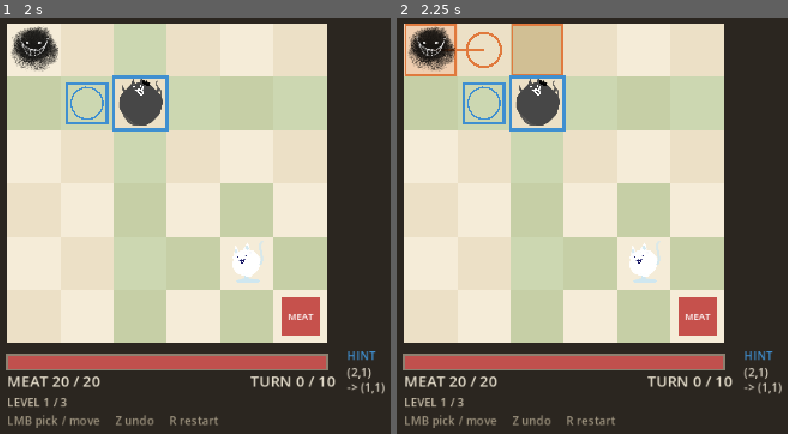
Above: before the commit, frames 1-2 (left to right).
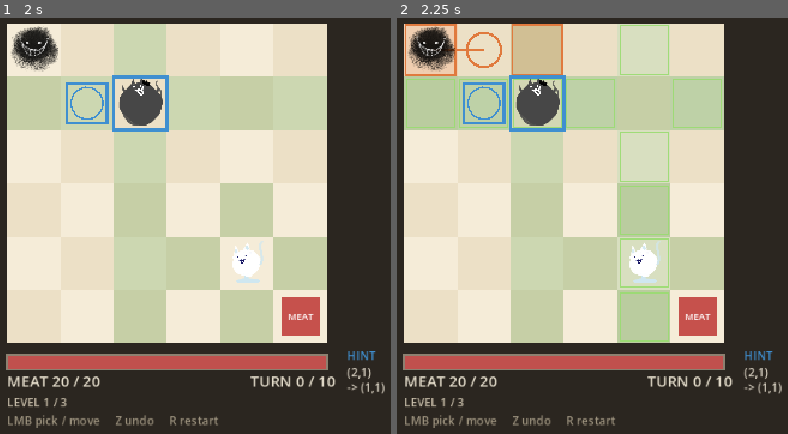
Above: after the commit, the same moments.

Repository: HoollowBW/CatCatcher
Game: Godot game, scene res://CatCatcherMAIN/Scenes/board.tscn
The game is run twice, just before and just after one commit, with the same random seed, the same clock (stepped at 60 frames per second) and the same inputs.
Inputs (mouse positions are in pixels of both pictures, inside the frame that each line leads up to):
- Up to frame 1 (2 s): tap Enter at 0.5 s; move the mouse to (344, 192) at 0.52 s; tap Z at 0.6 s; click (344, 192) at 0.67 s; tap Space at 0.77, 1.25, 1.52 s; move the mouse to (7, 238) at 1.27 s; tap R at 1.35 s; click (7, 238) at 1.42 s
- Up to frame 2 (2.25 s): tap Enter at 2 s; move the mouse to (643, 117) at 2.02 s; tap Z at 2.1 s; click (643, 117) at 2.17 s

Frame 1 is identical in both runs. In frame 2, 5.9% of the frame differs, in the area x 2-84%, y 1-78%.

Commit message:
hover a cat to see its control range; hovering a destination previews the resulting control range

Diff:
--- a/CatCatcherMAIN/Scenes/board.gd
+++ b/CatCatcherMAIN/Scenes/board.gd
@@ -236,7 +236,7 @@
 
 	var controlled := MoveRules.controlled_cells(state)
 	_draw_control(controlled)
-	_draw_selected_reach()
+	_draw_focus_reach()
 	_draw_dog_warning(controlled)
 	_draw_preview()
 	_draw_selection()
@@ -259,15 +259,26 @@
 		draw_rect(_cell_rect(cell), _color("control"))
 
 
-## 选中的猫自己的控制范围再压一层，方便看清"这只猫管到哪"
-func _draw_selected_reach() -> void:
-	if _selected < 0:
-		return
-	for cell in MoveRules.reach_cells(controller.state, _selected):
+## 当前"在看"的那只猫的控制范围再压一层，方便看清"这只猫管到哪"。
+## 鼠标悬停在猫身上就能看，不用先点下去（点了就锁定成那只）。
+func _draw_focus_reach() -> void:
+	var index := _focus_cat_index()
+	if index < 0:
+		return
+	for cell in MoveRules.reach_cells(controller.state, index):
 		draw_rect(_cell_rect(cell), _color("control").lightened(0.15))
 	# 可落的格画个内框，和"只是被控制"区分开
-	for cell in MoveRules.legal_moves(controller.state, _selected):
+	for cell in MoveRules.legal_moves(controller.state, index):
 		draw_rect(_cell_rect(cell).grow(-6), _color("selected"), false, 2.0)
+
+
+## 「正在关注哪只猫」：选中了就是它；没选中时鼠标停在哪只猫身上就是它。
+func _focus_cat_index() -> int:
+	if _selected >= 0:
+		return _selected
+	if _hover.x < 0 or controller == null or controller.state == null:
+		return -1
+	return controller.state.cat_at(_hover)
 
 
 ## 单位不在这里画 —— 它们是关卡场景里拖好的节点，由 _sync_units() 挪位置。
@@ -320,7 +331,16 @@
 	var from := _cell_rect(controller.state.dog["pos"]).get_center()
 	var to := _cell_rect(target).get_center()
 
-	# ③ 威胁范围：把这一步真的走一遍，看狗**再下一步**能碰到哪些格
+	# ① 先画"走到这一格之后，这只猫会控住哪些格"—— 这是玩家最想知道的那件事
+	var after_move := controller.state.clone()
+	after_move.cats[cat_index]["pos"] = _hover
+	var hyp_fill := _color("control").lightened(0.28)
+	var hyp_edge := Color(0.60, 0.86, 0.44, 0.9)
+	for cell in MoveRules.reach_cells(after_move, cat_index):
+		draw_rect(_cell_rect(cell), hyp_fill)
+		draw_rect(_cell_rect(cell).grow(-3), hyp_edge, false, 1.5)
+
+	# ② 威胁范围：把这一步真的走一遍，看狗**再下一步**能碰到哪些格
 	var sim := controller.state.clone()
 	var outcome := String(Rules.apply_turn(sim, config, cat_index, _hover)["outcome"])
 	if outcome != Rules.WON:
@@ -330,7 +350,7 @@
 			draw_rect(_cell_rect(threat_cell), threat_fill)
 			draw_rect(_cell_rect(threat_cell).grow(-2), warn, false, 2.0)
 
-	# ② 箭头和落点画在威胁范围之上
+	# ③ 箭头和落点画在最上面
 	draw_line(from, to, warn, 3.0)
 	draw_arc(to, cell_size * 0.32, 0.0, TAU, 24, warn, 3.0)
 
